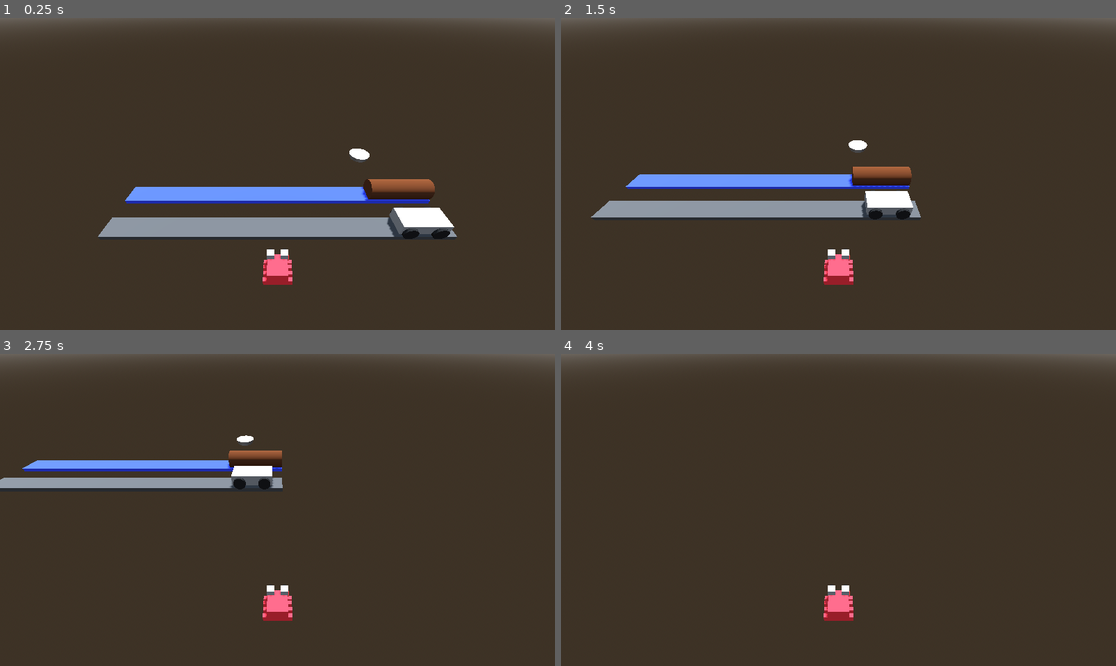
Above: before the commit, frames 1-4 (two rows, left to right).
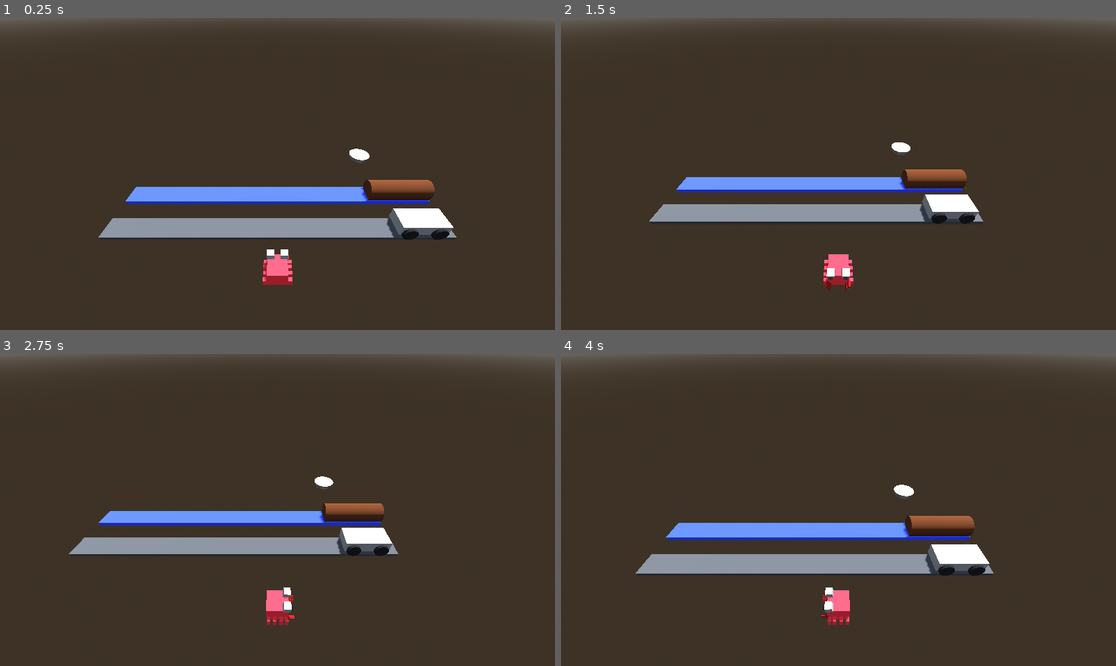
Above: after the commit, the same moments.

Repository: AsheUrban/crabxing
Game: Godot game, scene res://Main/Main.tscn
The game is run twice, just before and just after one commit, with the same random seed, the same clock (stepped at 60 frames per second) and the same inputs.
Inputs:
- Up to frame 1 (0.25 s): no input
- Up to frame 2 (1.5 s): tap Enter (ui_accept) at 0.5, 0.6, 0.77, 1.07, 1.35 s; hold D (move_right) 0.53-1.28 s; hold S (move_backward) from 1.28 s (still down)
- Up to frame 3 (2.75 s): tap Enter (ui_accept) at 1.52, 1.82, 2.1 s; release S (move_backward) at 2.03 s; hold D (move_right) from 2.03 s (still down)
- Up to frame 4 (4 s): release D (move_right) at 2.78 s; hold W (move_forward) 2.78-3.53 s; tap Enter (ui_accept) at 2.85, 3.02, 3.32, 3.6, 3.77 s; hold A (move_left) from 3.53 s (still down)

The runs differ from the first frame. In frame 1, 0.7% of the frame differs, in the area x 17-83%, y 41-84%; in frame 2, 6.3%; in frame 3, 9.9%, in the area x 0-72%, y 26-87%; in frame 4, 7.7%.

Commit message:
lerp movement working

Diff:
--- a/Code/Animal/Animal.gd
+++ b/Code/Animal/Animal.gd
@@ -1,31 +1,73 @@
-extends CharacterBody3D
+extends Area3D
 class_name Animal
 
-const SPEED = 5.0
-const JUMP_VELOCITY = 4.5
+@export var stride_speed: float = 0.25 # in seconds
+@onready var crab = $Crab
 
-# Get the gravity from the project settings to be synced with RigidBody nodes.
-var gravity = ProjectSettings.get_setting("physics/3d/default_gravity")
+var current_position: Vector3
+var target_position: Vector3
+var lerp_percentage: float = 1.0 # 0-100% | 1 / 100
+
+func _ready():
+	current_position = position
+	target_position = position
+
+func _process(delta):
+
+	if lerp_percentage >= 1.0:
+		if Input.is_action_just_pressed("move_left"):
+			target_position = current_position + Vector3.LEFT
+			lerp_percentage = 0.0
+			crab.rotation_degrees.y = 90
+		if Input.is_action_just_pressed("move_right"):
+			target_position = current_position + Vector3.RIGHT
+			lerp_percentage = 0.0
+			crab.rotation_degrees.y = -90
+		if Input.is_action_just_pressed("move_forward"):
+			target_position = current_position + Vector3.FORWARD # this is equal to Vector3.(0,0,-1)
+			lerp_percentage = 0.0
+			crab.rotation_degrees.y = 0
+		if Input.is_action_just_pressed("move_backward"):
+			target_position = current_position + Vector3.BACK
+			lerp_percentage = 0.0
+			crab.rotation_degrees.y = 180
+
+	if lerp_percentage < 1.0:
+		lerp_percentage += delta / stride_speed
+		lerp_percentage = clamp(lerp_percentage, 0.0, 1.0)
+		position = lerp(current_position, target_position, lerp_percentage)
+	else:
+		current_position = target_position
 
 
-func _physics_process(delta):
-	# Add the gravity.
-	if not is_on_floor():
-		velocity.y -= gravity * delta
 
-	# Handle jump.
-	if Input.is_action_just_pressed("ui_accept") and is_on_floor():
-		velocity.y = JUMP_VELOCITY
 
-	# Get the input direction and handle the movement/deceleration.
-	# As good practice, you should replace UI actions with custom gameplay actions.
-	var input_dir = Input.get_vector("move_left", "move_right", "move_forward", "move_backward")
-	var direction = (transform.basis * Vector3(input_dir.x, 0, input_dir.y)).normalized()
-	if direction:
-		velocity.x = direction.x * SPEED
-		velocity.z = direction.z * SPEED
-	else:
-		velocity.x = move_toward(velocity.x, 0, SPEED)
-		velocity.z = move_toward(velocity.z, 0, SPEED)
 
-	move_and_slide()
+#const SPEED = 5.0
+#const JUMP_VELOCITY = 4.5
+#
+## Get the gravity from the project settings to be synced with RigidBody nodes.
+#var gravity = ProjectSettings.get_setting("physics/3d/default_gravity")
+#
+#
+#func _physics_process(delta):
+	## Add the gravity.
+	#if not is_on_floor():
+		#velocity.y -= gravity * delta
+#
+	## Handle jump.
+	#if Input.is_action_just_pressed("ui_accept") and is_on_floor():
+		#velocity.y = JUMP_VELOCITY
+#
+	## Get the input direction and handle the movement/deceleration.
+	## As good practice, you should replace UI actions with custom gameplay actions.
+	#var input_dir = Input.get_vector("move_left", "move_right", "move_forward", "move_backward")
+	#var direction = (transform.basis * Vector3(input_dir.x, 0, input_dir.y)).normalized()
+	#if direction:
+		#velocity.x = direction.x * SPEED
+		#velocity.z = direction.z * SPEED
+	#else:
+		#velocity.x = move_toward(velocity.x, 0, SPEED)
+		#velocity.z = move_toward(velocity.z, 0, SPEED)
+#
+	#move_and_slide()
--- a/Code/Animal/Animal.tscn
+++ b/Code/Animal/Animal.tscn
@@ -18,7 +18,7 @@
 
 [sub_resource type="BoxMesh" id="BoxMesh_3v0gn"]
 
-[node name="Animal" type="CharacterBody3D"]
+[node name="Animal" type="Area3D"]
 script = ExtResource("1_lpbk2")
 
 [node name="CollisionShape3D" type="CollisionShape3D" parent="."]
@@ -90,14 +90,14 @@
 mesh = SubResource("BoxMesh_br7fe")
 skeleton = NodePath("../..")
 
+[node name="Leg2" type="MeshInstance3D" parent="Crab"]
+transform = Transform3D(1.44743, 0, 0, 0, 0.434645, 0, 0, 0, 0.1607, 0.00958169, -0.360277, 0.409942)
+material_override = SubResource("StandardMaterial3D_akkfr")
+mesh = SubResource("BoxMesh_br7fe")
+skeleton = NodePath("../..")
+
 [node name="Leg4" type="MeshInstance3D" parent="Crab"]
 transform = Transform3D(1.44743, 0, 0, 0, 0.434645, 0, 0, 0, 0.1607, 0.00958169, -0.360277, -0.413177)
 material_override = SubResource("StandardMaterial3D_akkfr")
 mesh = SubResource("BoxMesh_br7fe")
 skeleton = NodePath("../..")
-
-[node name="Leg2" type="MeshInstance3D" parent="Crab"]
-transform = Transform3D(1.44743, 0, 0, 0, 0.434645, 0, 0, 0, 0.1607, 0.00958169, -0.360277, 0.409942)
-material_override = SubResource("StandardMaterial3D_akkfr")
-mesh = SubResource("BoxMesh_br7fe")
-skeleton = NodePath("../..")
